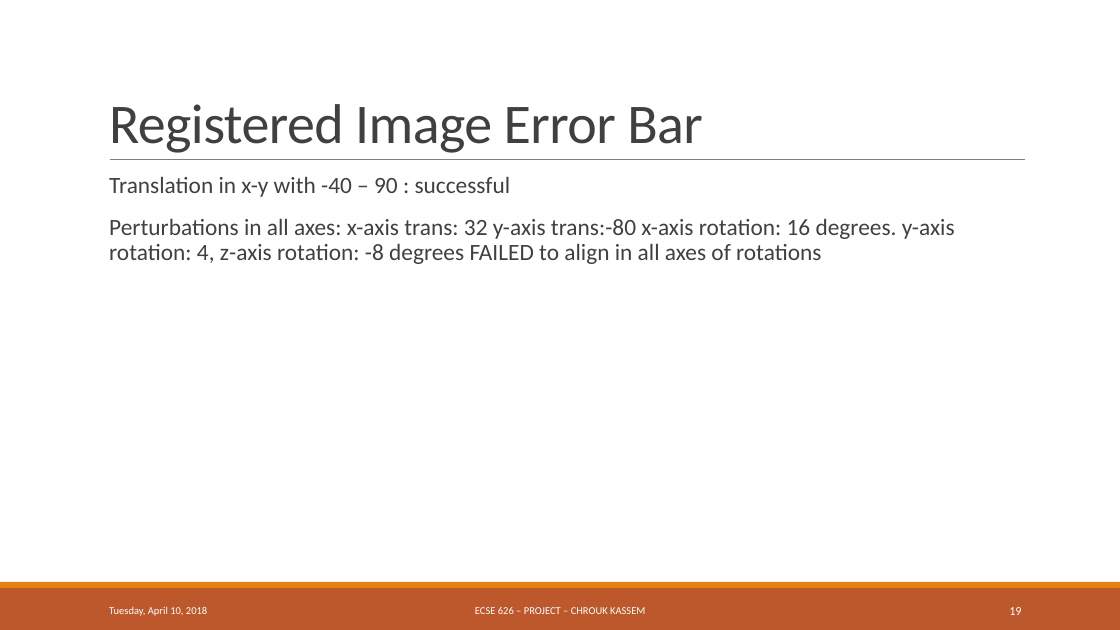
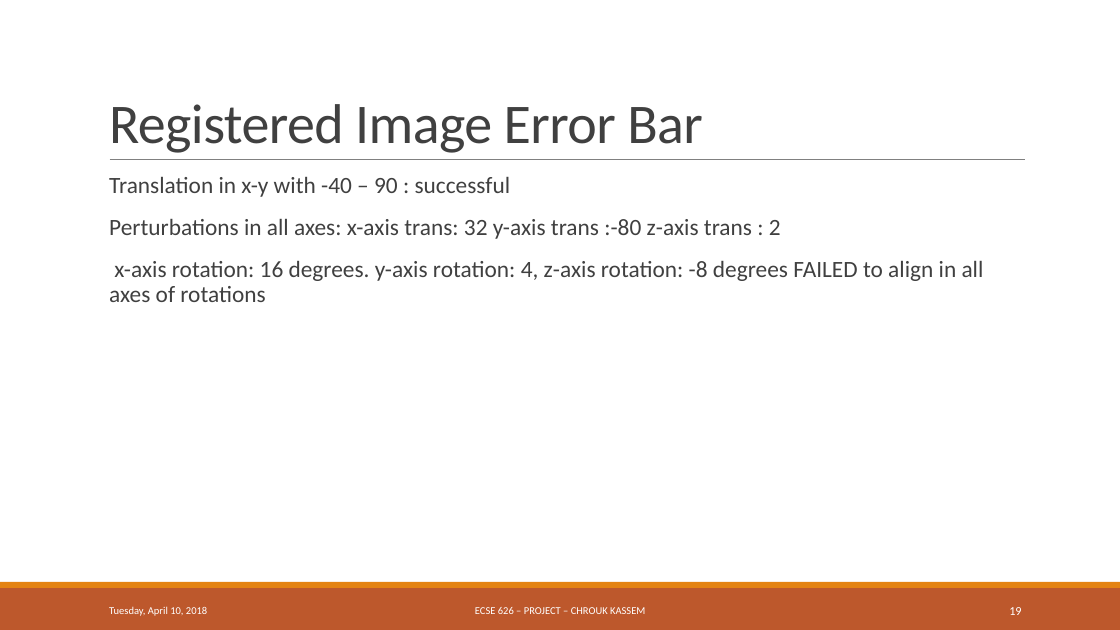
Before and after one commit to ChroukK/MDG_MI_project, a slide deck: slide 19 of Maximum Distance Gradient for Robust Image Registration.pptx. Drawn at 1120x630 pixels with LibreOffice and Linux fonts; fonts in the diff are those of the drawing. Boxes give left, top, right and bottom in pixels: in the first picture for what was removed or moved away, otherwise in the second. Text is boxed around its words. In the diff, an @@ line names an element or a change of style, - is before the commit and + after.

```diff
--- a/Maximum Distance Gradient for Robust Image Registration.pptx
+++ b/Maximum Distance Gradient for Robust Image Registration.pptx
@@ text at [109, 219, 984, 302]: text changed @@
-  Perturbations in all axes: x-axis trans: 32 y-axis trans:-80 x-axis rotation: 16 degrees. y-axis rotation: 4, z-axis rotation: -8 degrees FAILED to align in all axes of rotations
+  Perturbations in all axes: x-axis trans: 32 y-axis trans :-80 z-axis trans : 2
+  x-axis rotation: 16 degrees. y-axis rotation: 4, z-axis rotation: -8 degrees FAILED to align in all axes of rotations
```
Also in this commit, not shown: 3 other slides changed, 36 other files.
